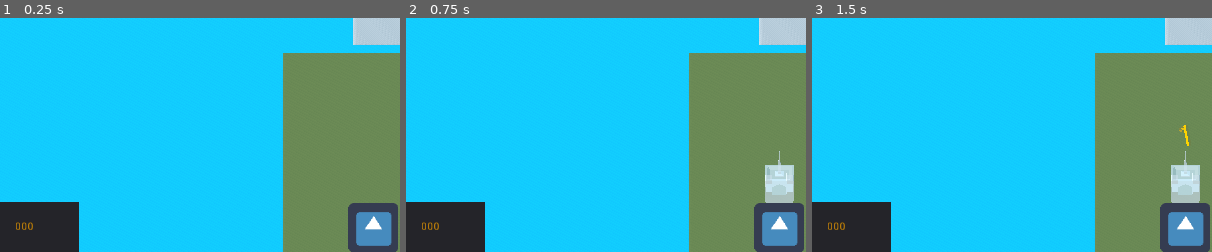
Above: before the commit, frames 1-3 (left to right).
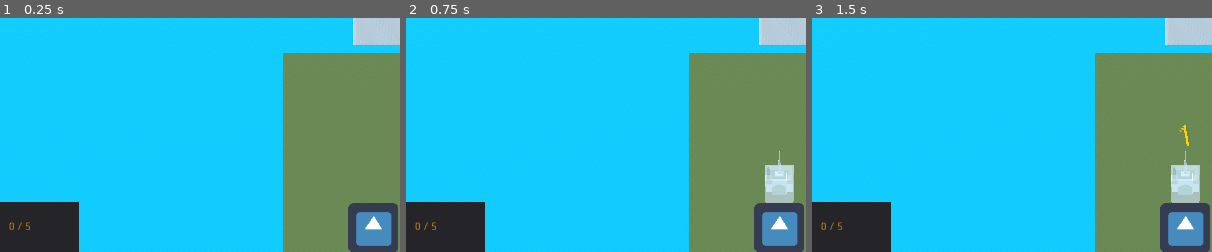
Above: after the commit, the same moments.

Repository: theludovyc/Godot_Islanders
Game: Godot game, scene res://Scene/Game.tscn
Same seed, same stepped clock (60 frames per second), same inputs: the game is played once before the commit and once after it. The engine's default icon, where the game draws it, is replaced by a stand-in: a white triangle on a blue panel in a dark square.
Inputs (mouse positions are % of the whole screen's width and height, from its top left):
- Up to frame 1 (0.25 s): no input
- Up to frame 2 (0.75 s): click (47, 95) at 0.5 s
- Up to frame 3 (1.5 s): click (47, 95) at 1.25 s
The pictures show only the part of the screen within x 0-50%, y 50-100%; the shares and areas given below are measured in that part.

The runs differ from the first frame. In frame 1, 0.1% of the frame differs, in the area x 2-9%, y 87-91%; in frame 2, 0.1%; in frame 3, 0.1%.

Commit message:
add score_max

Diff:
--- a/Scene/GUI.tscn
+++ b/Scene/GUI.tscn
@@ -32,13 +32,47 @@
 "_edit_use_anchors_": false
 }
 
-[node name="Score" type="Label" parent="."]
+[node name="ScoreContainer" type="HBoxContainer" parent="."]
+margin_left = 11.0
+margin_top = 548.0
+margin_right = 51.0
+margin_bottom = 588.0
+__meta__ = {
+"_edit_use_anchors_": false
+}
+
+[node name="Score" type="Label" parent="ScoreContainer"]
 modulate = Color( 1, 0.654902, 0, 1 )
-margin_left = 19.0
-margin_top = 561.0
-margin_right = 76.0
-margin_bottom = 575.0
+margin_top = 13.0
+margin_right = 24.0
+margin_bottom = 27.0
 text = "000"
+align = 1
+valign = 1
+__meta__ = {
+"_edit_use_anchors_": false
+}
+
+[node name="ScoreSeperator" type="Label" parent="ScoreContainer"]
+modulate = Color( 1, 0.654902, 0, 1 )
+margin_left = 28.0
+margin_top = 13.0
+margin_right = 33.0
+margin_bottom = 27.0
+text = "/"
+__meta__ = {
+"_edit_use_anchors_": false
+}
+
+[node name="ScoreMax" type="Label" parent="ScoreContainer"]
+modulate = Color( 1, 0.654902, 0, 1 )
+margin_left = 37.0
+margin_top = 13.0
+margin_right = 61.0
+margin_bottom = 27.0
+text = "000"
+align = 1
+valign = 1
 __meta__ = {
 "_edit_use_anchors_": false
 }
--- a/Script/GUI.gd
+++ b/Script/GUI.gd
@@ -2,7 +2,8 @@
 
 signal button_pressed(button_name)
 
-onready var node_score = $Score
+onready var node_score = $ScoreContainer/Score
+onready var node_score_max = $ScoreContainer/ScoreMax
 
 # Called when the node enters the scene tree for the first time.
 func _ready():
@@ -10,6 +11,9 @@
 
 func update_score(score:int):
 	node_score.text = str(score)
+
+func update_score_max(score:int):
+	node_score_max.text = str(score)
 
 # Called every frame. 'delta' is the elapsed time since the previous frame.
 #func _process(delta):
--- a/Script/Game.gd
+++ b/Script/Game.gd
@@ -8,11 +8,15 @@
 const pop_threshold = -0.2
 
 var score := 0
+var score_max := 5
 
 onready var gui = $GUI
 
 # Called when the node enters the scene tree for the first time.
 func _ready():
+	gui.update_score(score)
+	gui.update_score_max(score_max)
+
 	randomize()
 
 	var noise = OpenSimplexNoise.new()
